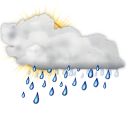
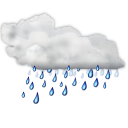
Before/after of a 128x128 layered artwork. What changed in the layer stack:
removed layer "Clipboard" over [0, 2, 85, 88]
